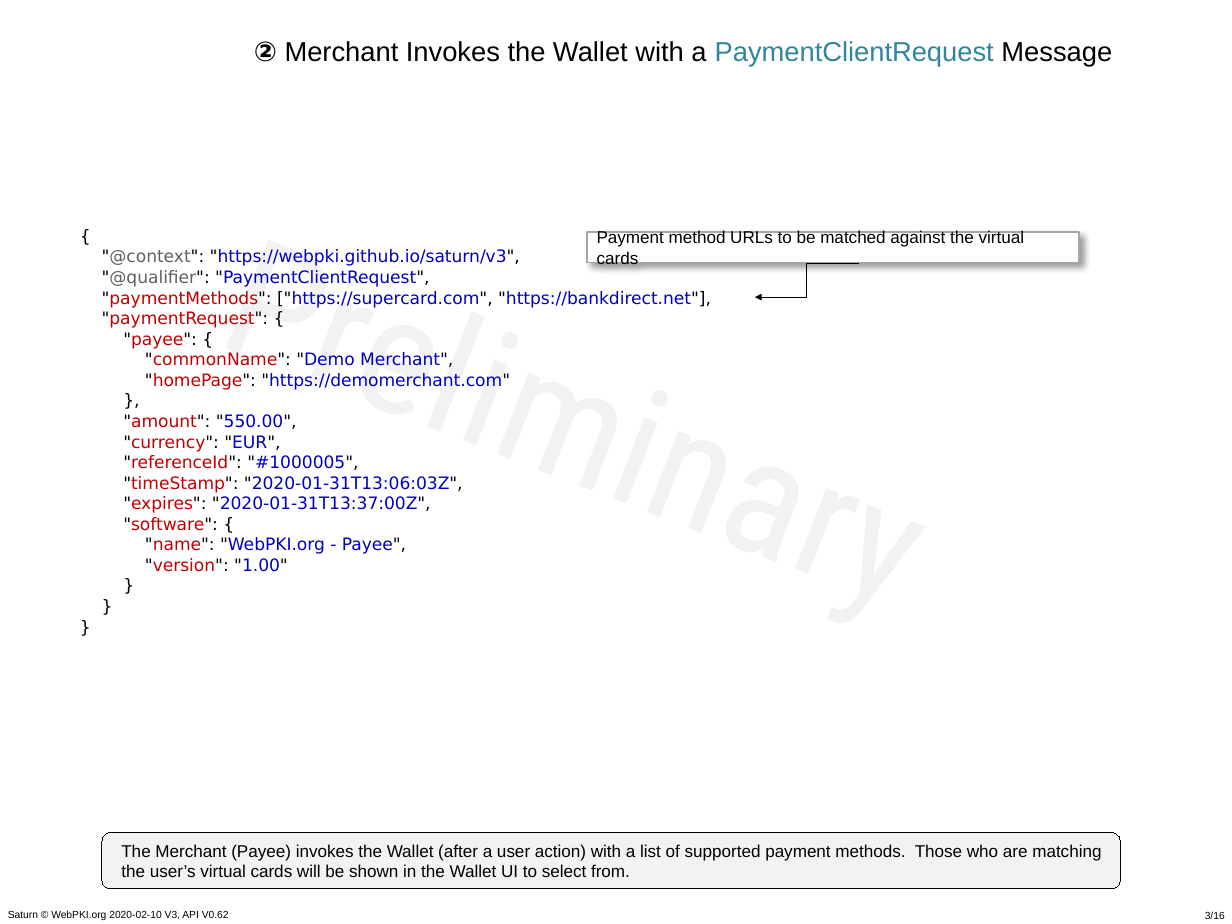
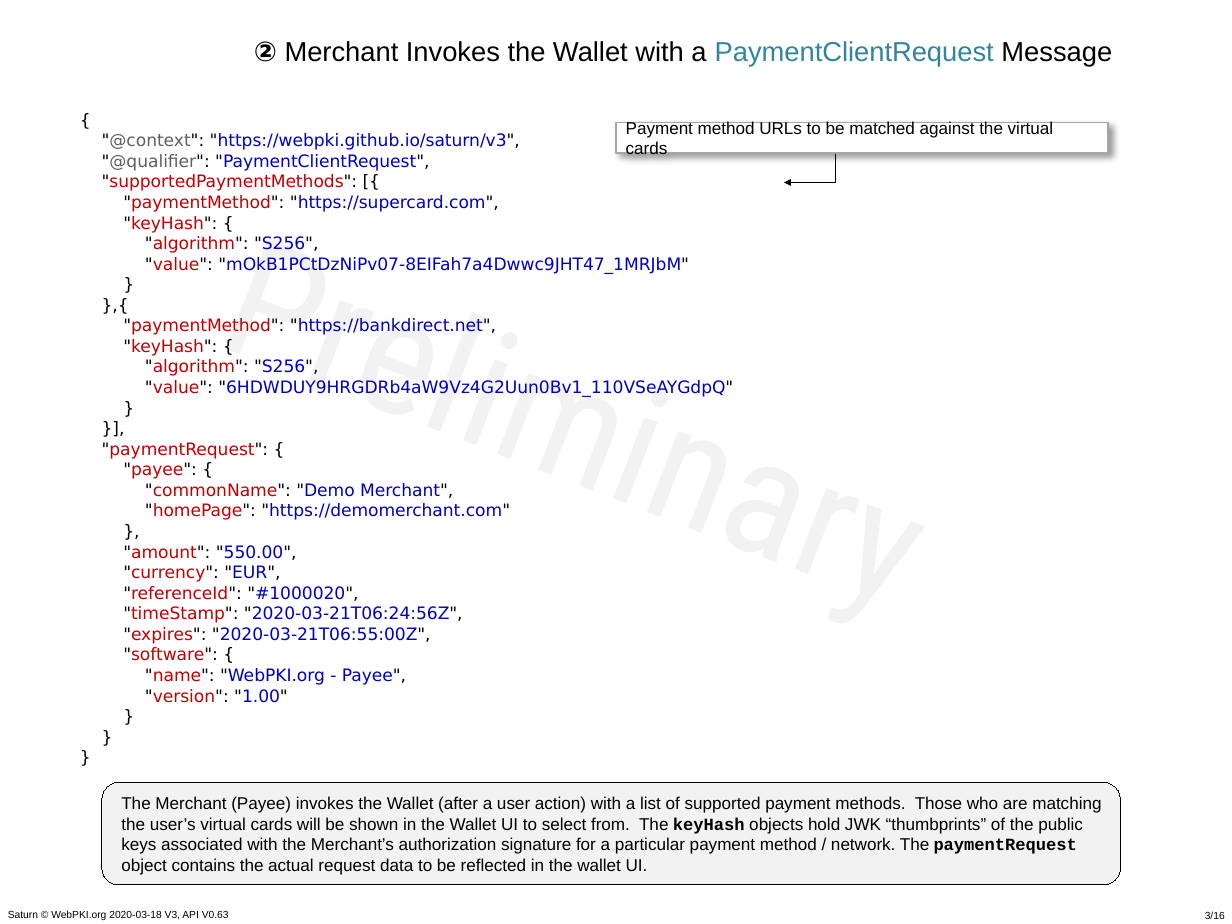
Before and after one commit to cyberphone/doc, a slide deck: slide 3 of saturn/saturn-v3-presentation.pptx. Drawn at 1232x924 pixels with LibreOffice and Linux fonts; fonts in the diff are those of the drawing; background and template pictures are left out. Boxes give left, top, right and bottom in pixels: in the first picture for what was removed or moved away, otherwise in the second. Text is boxed around its words. In the diff, an @@ line names an element or a change of style, - is before the commit and + after.

```diff
--- a/saturn/saturn-v3-presentation.pptx
+++ b/saturn/saturn-v3-presentation.pptx
@@ text at <box>102,133,733,703</box>: text changed @@
-{
-"@context": "https://webpki.github.io/saturn/v3",
-"@qualifier": "PaymentClientRequest",
-"paymentMethods": ["https://supercard.com", "https://bankdirect.net"],
-"paymentRequest": {
-"payee": {
-"commonName": "Demo Merchant",
-"homePage": "https://demomerchant.com"
-},
-"amount": "550.00",
-"currency": "EUR",
-"referenceId": "#1000005",
-"timeStamp": "2020-01-31T13:06:03Z",
-"expires": "2020-01-31T13:37:00Z",
-"software": {
-"name": "WebPKI.org - Payee",
-"version": "1.00"
-}
-}
-}
+{
+"@context": "https://webpki.github.io/saturn/v3",
+"@qualifier": "PaymentClientRequest",
+"supportedPaymentMethods": [{
+"paymentMethod": "https://supercard.com",
+"keyHash": {
+"algorithm": "S256",
+"value": "mOkB1PCtDzNiPv07-8EIFah7a4Dwwc9JHT47_1MRJbM"
+}
+},{
+"paymentMethod": "https://bankdirect.net",
+"keyHash": {
+"algorithm": "S256",
+"value": "6HDWDUY9HRGDRb4aW9Vz4G2Uun0Bv1_110VSeAYGdpQ"
+}
+}],
+"paymentRequest": {
+"payee": {
+"commonName": "Demo Merchant",
+"homePage": "https://demomerchant.com"
+},
+"amount": "550.00",
+"currency": "EUR",
+"referenceId": "#1000020",
+"timeStamp": "2020-03-21T06:24:56Z",
+"expires": "2020-03-21T06:55:00Z",
+"software": {
+"name": "WebPKI.org - Payee",
+"version": "1.00"
+}
+}
+}
@@ rectangle "Payment method URLs to be ...": place and size @@
-rectangle "Payment method URLs to be ..." at <box>586,232,1078,262</box>
+rectangle "Payment method URLs to be ..." at <box>616,122,1108,153</box>
@@ elbow arrow moved from (859, 264) - (755, 297) to (887, 149) - (784, 182) @@
@@ rounded rectangle "The Merchant (Payee) invokes the ...": place and size @@
-rounded rectangle "The Merchant (Payee) invokes the ..." at <box>102,832,1121,888</box>
+rounded rectangle "The Merchant (Payee) invokes the ..." at <box>102,782,1121,885</box>
@@ text in rounded rectangle at <box>121,796,1101,875</box>: text changed @@
-The Merchant (Payee) invokes the Wallet (after a user action) with a list of supported payment methods. Those who are matching the user’s virtual cards will be shown in the Wallet UI to select from.
+The Merchant (Payee) invokes the Wallet (after a user action) with a list of supported payment methods. Those who are matching the user’s virtual cards will be shown in the Wallet UI to select from. The keyHash objects hold JWK “thumbprints” of the public keys associated with the Merchant’s authorization signature for a particular payment method / network. The paymentRequest object contains the actual request data to be reflected in the wallet UI.
@@ text at <box>8,910,229,920</box>: text changed @@
-Saturn © WebPKI.org 2020-02-10 V3, API V0.62
+Saturn © WebPKI.org 2020-03-18 V3, API V0.63
```
Also in this commit, not shown: 15 other slides changed, 7 other files.
